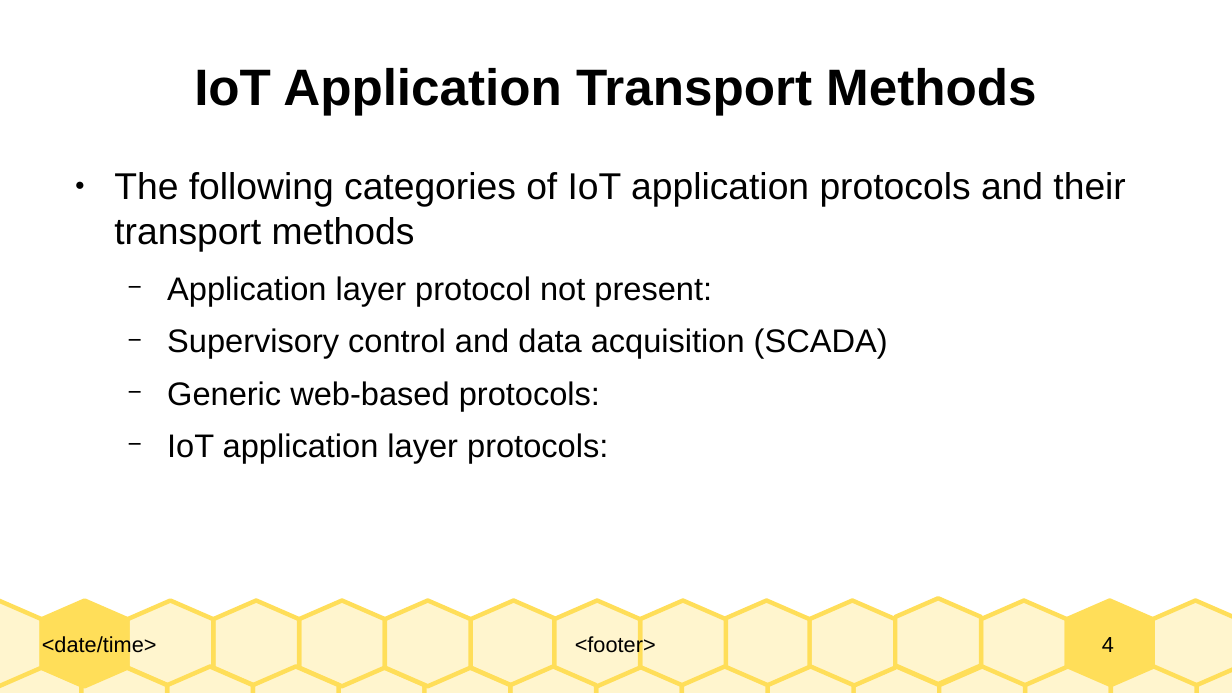
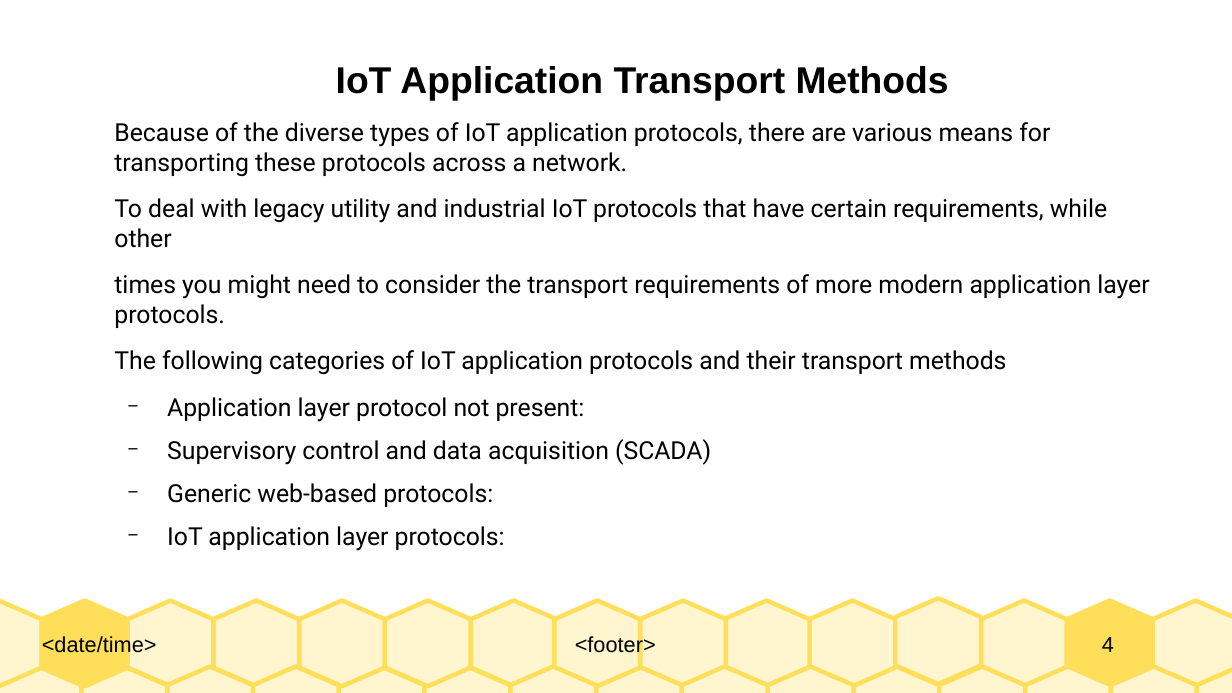
Before and after one commit to Dihfahsih1/Masters-Software-Engineering, a slide deck: slide 4 of yr-sem1/IoT/chapter-6-slides.odp. Drawn at 1232x693 pixels with LibreOffice and Linux fonts; fonts in the diff are those of the drawing. Boxes give left, top, right and bottom in pixels: in the first picture for what was removed or moved away, otherwise in the second. Text is boxed around its words. In the diff, an @@ line names an element or a change of style, - is before the commit and + after.

```diff
--- a/yr-sem1/IoT/chapter-6-slides.odp
+++ b/yr-sem1/IoT/chapter-6-slides.odp
@@ text "IoT Application Transport Methods" moved from (x1=114, y1=172, x2=1125, y2=463) to (x1=114, y1=66, x2=1149, y2=551) @@
@@ text at (x1=114, y1=66, x2=1149, y2=328): paragraphs added @@
+IoT Application Transport Methods
+Because of the diverse types of IoT application protocols, there are various means for transporting these protocols across a network.
+To deal with legacy utility and industrial IoT protocols that have certain requirements, while other
+times you might need to consider the transport requirements of more modern application layer protocols.
@@ title removed at (x1=194, y1=68, x2=1036, y2=116) @@
-IoT Application Transport Methods
@@ text at (x1=114, y1=350, x2=1006, y2=551): size 24 to 16 pt in "The following categories of IoT application protocols ..."; font Arial to Roboto in "The following categories of IoT application protocols ...", "Application layer protocol not present:", "Supervisory control and data acquisition (SCADA)", "Generic web-based protocols:" and 1 more places; size 21 to 16 pt in "Application layer protocol not present:", "Supervisory control and data acquisition (SCADA)", "Generic web-based protocols:", "IoT application layer protocols:"; bullet ● to none @@
```
Also in this commit, not shown: 11 other slides changed, 6 slides added, 1 slide removed, 7 other files.
